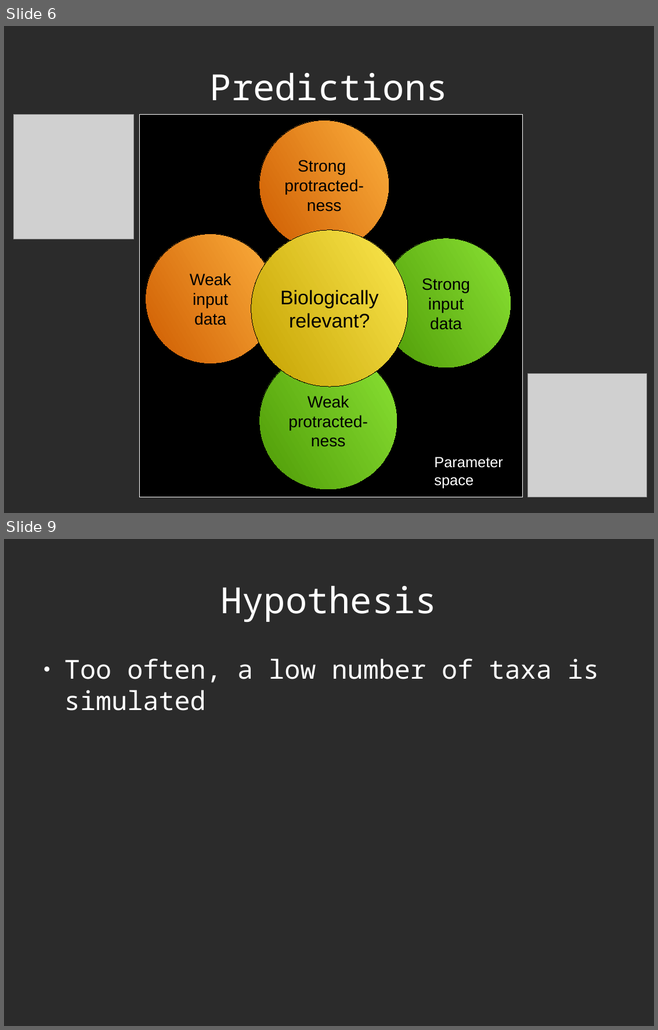
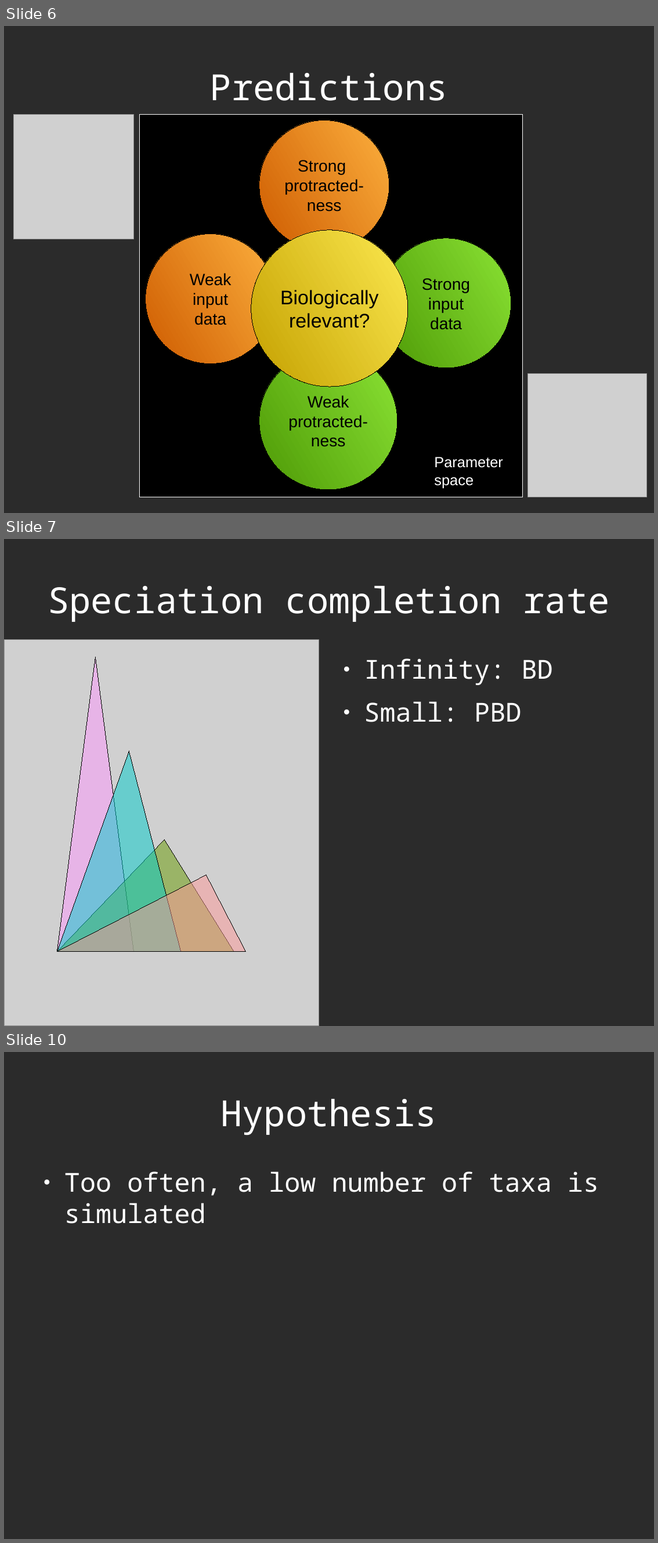
Before and after one commit to richelbilderbeek/Science, a slide deck: Bilderbeek20161214TeceMeeting/20161214TeceMeeting.odp. Shown one above the other, each under a label of ours: slides 6 and 9 before the commit, slides 6, 7 and 10 after it; the slides between them are not shown. The pictures are 658x1030 and 658x1543 pixels, drawn with LibreOffice and Linux fonts; fonts in the diff are those of the drawing; grey boxes stand for pictures; background and template pictures are left out; a plain dark background stands for a picture behind light text. Boxes give left, top, right and bottom in pixels: in the first picture for what was removed or moved away, otherwise in the second. Text is boxed around its words. In the diff, an @@ line names an element or a change of style, - is before the commit and + after.

```diff
--- a/Bilderbeek20161214TeceMeeting/20161214TeceMeeting.odp
+++ b/Bilderbeek20161214TeceMeeting/20161214TeceMeeting.odp
@@ slide 7 added at (4, 539, 654, 1026), background picture (left out) @@
@@ title added at (48, 586, 610, 622), 44 pt, text #FFFFFF @@
+Speciation completion rate
@@ picture added at (4, 640, 319, 1026) @@
@@ triangle added at (57, 657, 134, 951), fill #FF99FF at 50% opacity, outline #000000 0 pt @@
@@ text added at (364, 658, 552, 722), 32 pt, text #FFFFFF @@
+● Infinity: BD
+● Small: PBD
@@ triangle added at (57, 751, 181, 951), fill #00CCCC at 50% opacity, outline #000000 0 pt @@
@@ triangle added at (57, 839, 234, 951), fill #669900 at 50% opacity, outline #000000 0 pt @@
@@ triangle added at (57, 875, 246, 951), fill #FF9999 at 50% opacity, outline #000000 0 pt @@
@@ what was slide 9 is now slide 10 @@
```
Also in this commit, not shown: 2 other slides added, 2 slides removed, 7 other files.
